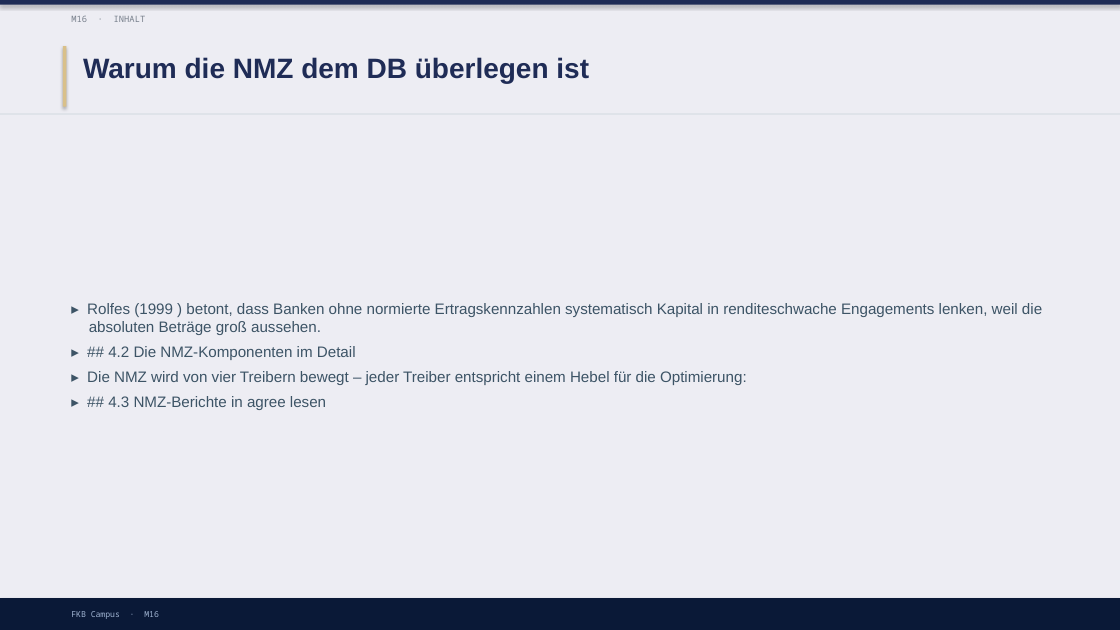
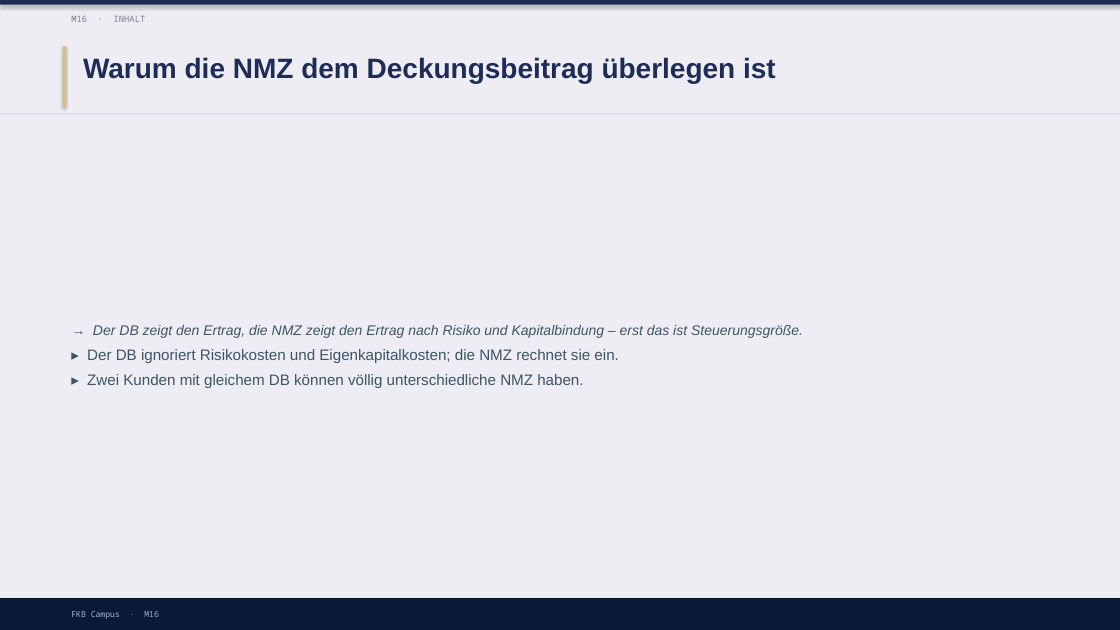
Before and after one commit to ck5rqc47pr-byte/firmenkundenakademie-online, a slide deck: slide 6 of protected-downloads/praesentation/M16.pptx. Drawn at 1120x630 pixels with LibreOffice and Linux fonts; fonts in the diff are those of the drawing. Boxes give left, top, right and bottom in pixels: in the first picture for what was removed or moved away, otherwise in the second. Text is boxed around its words. In the diff, an @@ line names an element or a change of style, - is before the commit and + after.

```diff
--- a/protected-downloads/praesentation/M16.pptx
+++ b/protected-downloads/praesentation/M16.pptx
@@ text at [83, 57, 776, 83]: text changed @@
-Warum die NMZ dem DB überlegen ist
+Warum die NMZ dem Deckungsbeitrag überlegen ist
@@ text at [87, 325, 803, 388]: text changed @@
-▸ Rolfes (1999 ) betont, dass Banken ohne normierte Ertragskennzahlen systematisch Kapital in renditeschwache Engagements lenken, weil die absoluten Beträge groß aussehen.
-▸ ## 4.2 Die NMZ-Komponenten im Detail
-▸ Die NMZ wird von vier Treibern bewegt – jeder Treiber entspricht einem Hebel für die Optimierung:
-▸ ## 4.3 NMZ-Berichte in agree lesen
+→ Der DB zeigt den Ertrag, die NMZ zeigt den Ertrag nach Risiko und Kapitalbindung – erst das ist Steuerungsgröße.
+▸ Der DB ignoriert Risikokosten und Eigenkapitalkosten; die NMZ rechnet sie ein.
+▸ Zwei Kunden mit gleichem DB können völlig unterschiedliche NMZ haben.
```
Also in this commit, not shown: 8 other slides changed, 4 slides added, 4 slides removed, 1 other file.
